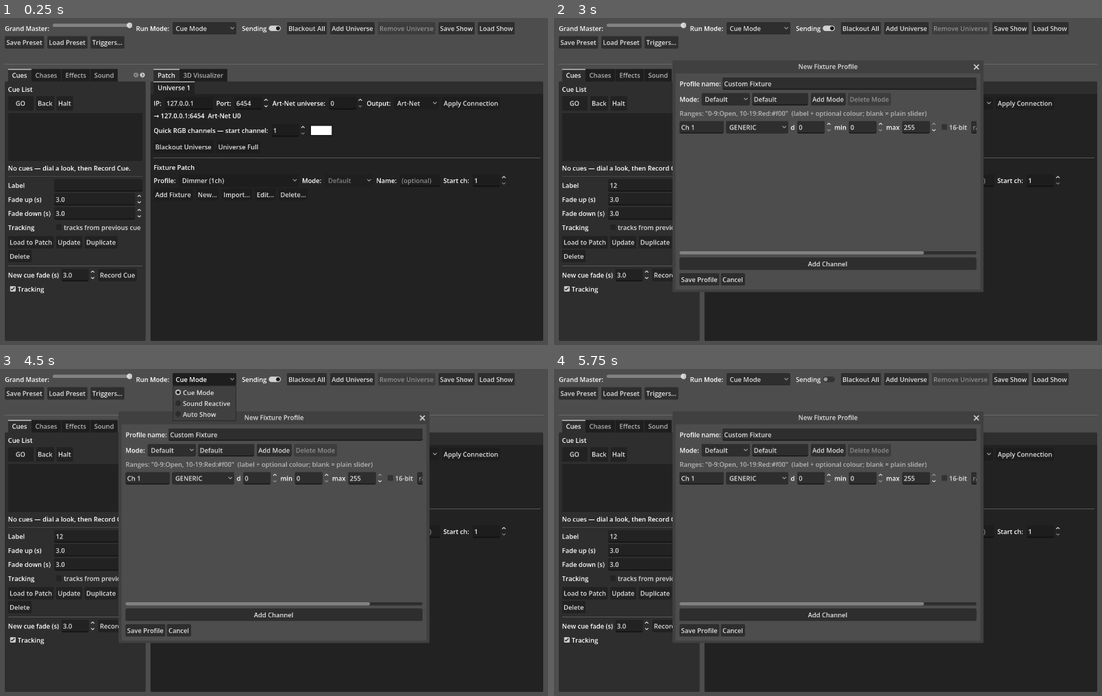
Above: before the commit, frames 1-4 (two rows, left to right).
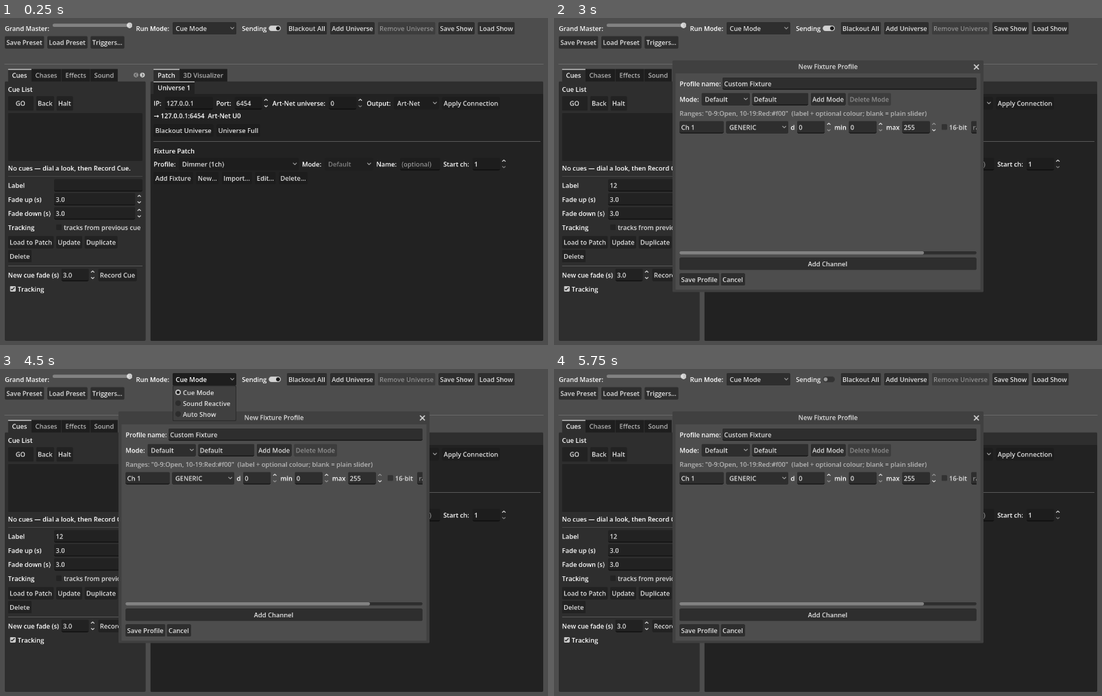
Above: after the commit, the same moments.

Repository: KonajuGames/slight-dmx-controller
Game: Godot game, scene res://main.tscn
Same seed, same stepped clock (60 frames per second), same inputs: the game is played once before the commit and once after it.
Inputs (mouse positions are in pixels of both pictures, inside the frame that each line leads up to):
- Up to frame 1 (0.25 s): no input
- Up to frame 2 (3 s): click (652, 184) at 0.52 s; type "12" at 0.6 s; click "GO" at 1.25 s; click "GO" at 2 s; click "New..." at 2.75 s
- Up to frame 3 (4.5 s): click "New..." at 3.5 s; click "Cue Mode" at 4.25 s
- Up to frame 4 (5.75 s): click "Sending" at 5 s

The runs differ from the first frame. In frame 1, 1.7% of the frame differs, in the area x 28-99%, y 32-56%; in frame 2, 0.2%; in frame 3, 0.2%; in frame 4, 0.2%.

Commit message:
Remove the Quick RGB row from the universe panel
Unused. Drops _build_rgb_row / _on_rgb_color_changed and the
rgb_start_spin / rgb_picker refs.

Co-Authored-By: Claude Sonnet 5 <noreply@anthropic.com>

Diff:
--- a/universe_panel.gd
+++ b/universe_panel.gd
@@ -40,8 +40,6 @@
 var usb_mode_option: OptionButton
 var _usb_devices: Array = []
 var status_label: Label
-var rgb_start_spin: SpinBox
-var rgb_picker: ColorPickerButton
 var profile_option: OptionButton
 var mode_option: OptionButton
 var fixture_name_edit: LineEdit
@@ -54,7 +52,6 @@
 	size_flags_vertical = Control.SIZE_EXPAND_FILL
 
 	add_child(_build_connection_row())
-	add_child(_build_rgb_row())
 	add_child(_build_action_row())
 	add_child(HSeparator.new())
 	add_child(_build_fixture_patch_section())
@@ -334,24 +331,6 @@
 		usb_device_option.add_item("%s  (%s)" % [d["description"], d["serial"]])
 	if keep >= 0 and keep < _usb_devices.size():
 		usb_device_option.selected = keep
-
-
-func _build_rgb_row() -> Control:
-	var row := _flow()
-	row.add_child(_label("Quick RGB channels — start channel:"))
-	rgb_start_spin = SpinBox.new()
-	rgb_start_spin.min_value = 1
-	rgb_start_spin.max_value = CHANNEL_MAX - 2
-	rgb_start_spin.value = 1
-	row.add_child(rgb_start_spin)
-
-	rgb_picker = ColorPickerButton.new()
-	rgb_picker.color = Color.WHITE
-	rgb_picker.custom_minimum_size = Vector2(60, 24)
-	rgb_picker.color_changed.connect(_on_rgb_color_changed)
-	row.add_child(rgb_picker)
-
-	return row
 
 
 func _build_action_row() -> Control:
@@ -1145,13 +1124,6 @@
 	_sync_output_ui()
 
 
-func _on_rgb_color_changed(color: Color) -> void:
-	var start := int(rgb_start_spin.value) - 1
-	sender.set_channel(start, int(round(color.r * 255)))
-	sender.set_channel(start + 1, int(round(color.g * 255)))
-	sender.set_channel(start + 2, int(round(color.b * 255)))
-
-
 func blackout_universe() -> void:
 	sender.set_all(0)
 
Not shown, changed: README.md
